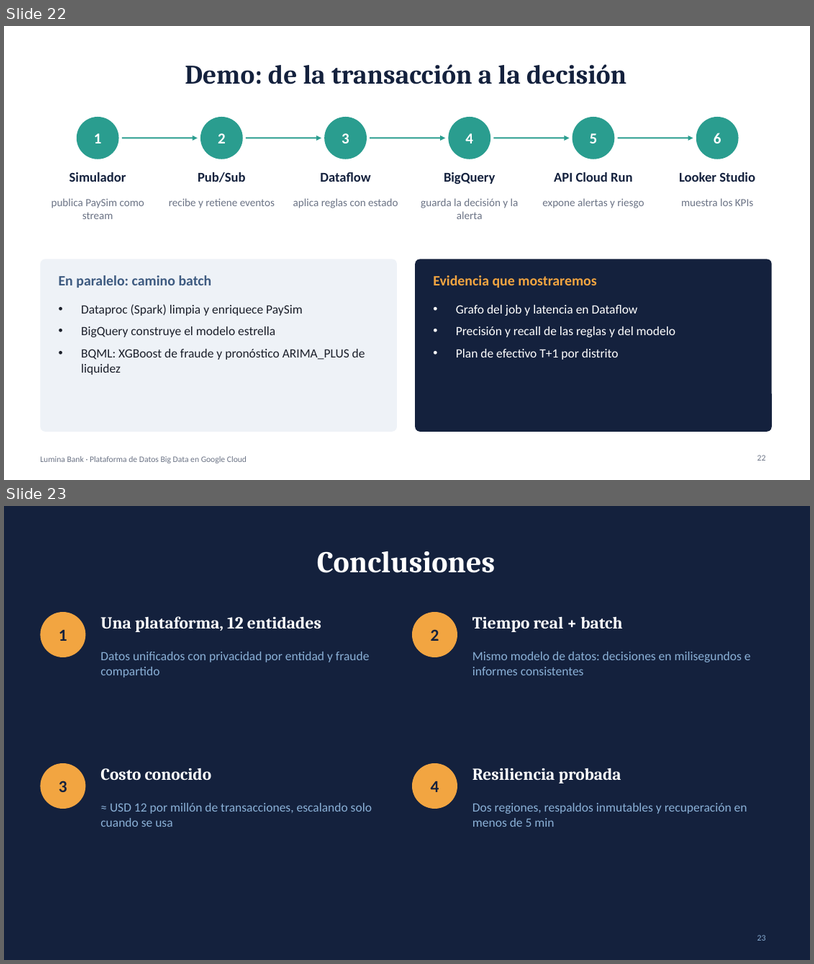
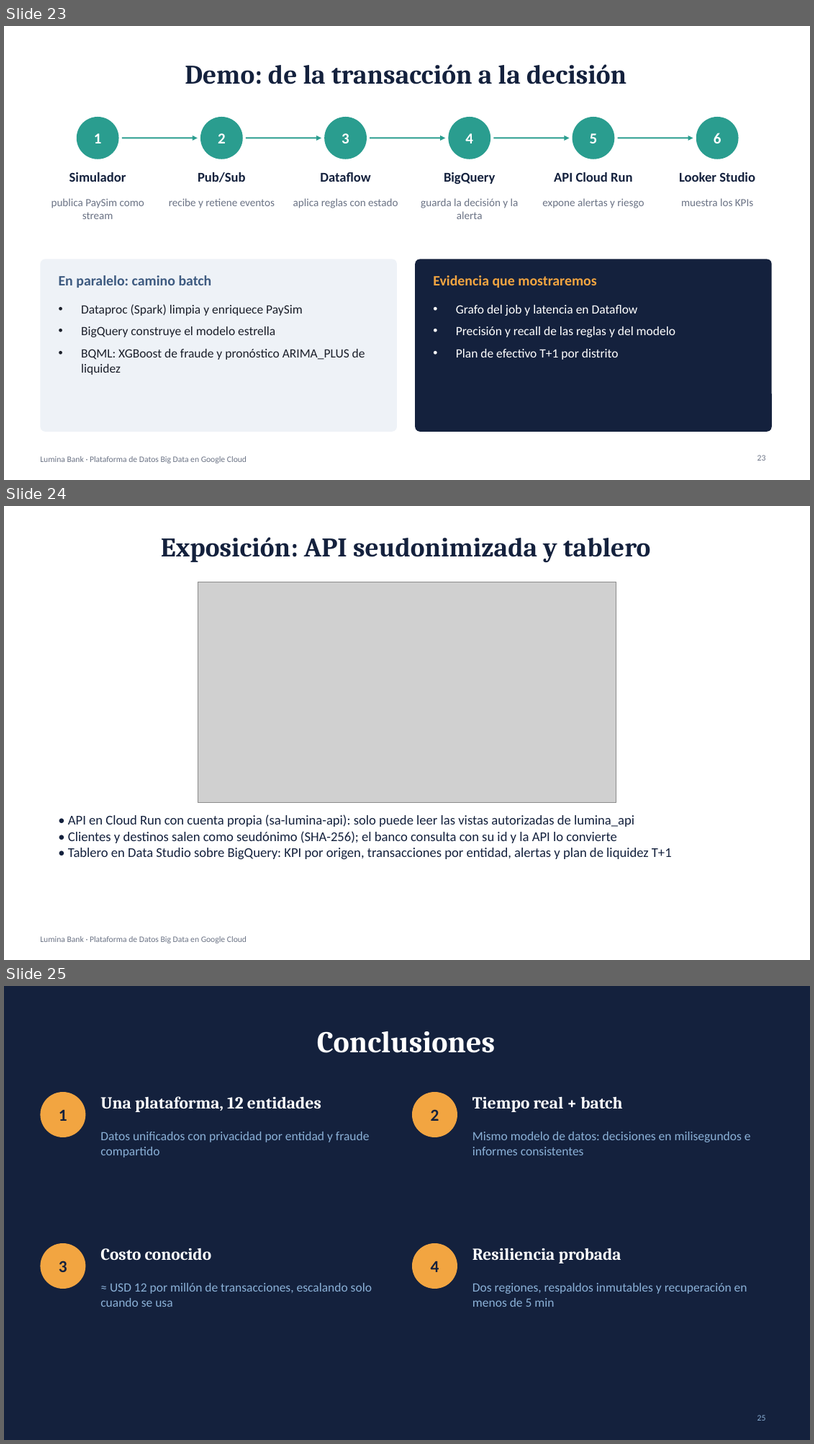
Before and after one commit to bmontoyag/utec_bigdata_trabajo, a slide deck: presentacion/Lumina Bank - Sustentacion.pptx. Shown one above the other, each under a label of ours: slides 22 and 23 before the commit, slides 23, 24 and 25 after it. The pictures are 814x964 and 814x1444 pixels, drawn with LibreOffice and Linux fonts; fonts in the diff are those of the drawing; grey boxes stand for pictures. Boxes give left, top, right and bottom in pixels: in the first picture for what was removed or moved away, otherwise in the second. Text is boxed around its words. In the diff, an @@ line names an element or a change of style, - is before the commit and + after.

```diff
--- a/presentacion/Lumina Bank - Sustentacion.pptx
+++ b/presentacion/Lumina Bank - Sustentacion.pptx
@@ slide 24 added at [4, 506, 810, 960], background #FFFFFF; not listed: 1 template element that a slide beside it also shows @@
@@ title added at [161, 537, 651, 563], 32 pt, text #14213D, bold @@
+Exposición: API seudonimizada y tablero
@@ picture added at [198, 582, 616, 803] @@
@@ text added at [68, 814, 672, 860], 16 pt, text #14213D @@
+• API en Cloud Run con cuenta propia (sa-lumina-api): solo puede leer las vistas autorizadas de lumina_api
+• Clientes y destinos salen como seudónimo (SHA-256); el banco consulta con su id y la API lo convierte
+• Tablero en Data Studio sobre BigQuery: KPI por origen, transacciones por entidad, alertas y plan de liquidez T+1
@@ what was slide 22 is now slide 23 @@
@@ what was slide 23 is now slide 25 @@
@@ page number at [758, 1414, 766, 1420]: text changed @@
-23
+25
```
Also in this commit, not shown: 2 slides changed, 1 other slide added, 16 other files.
